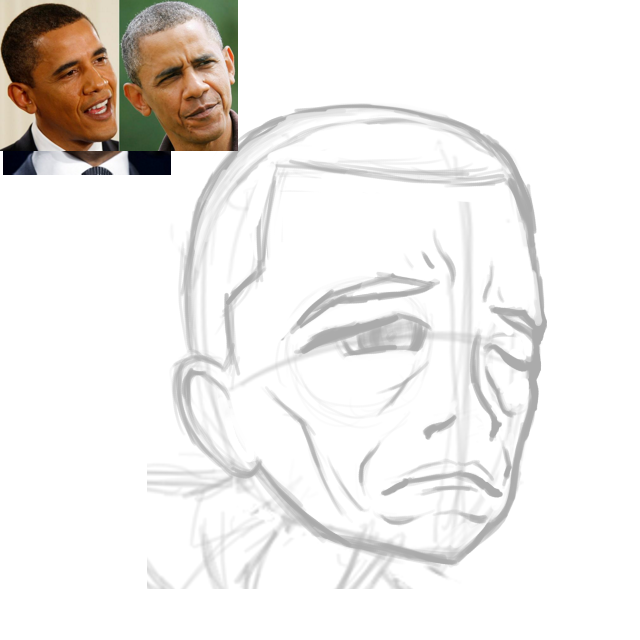
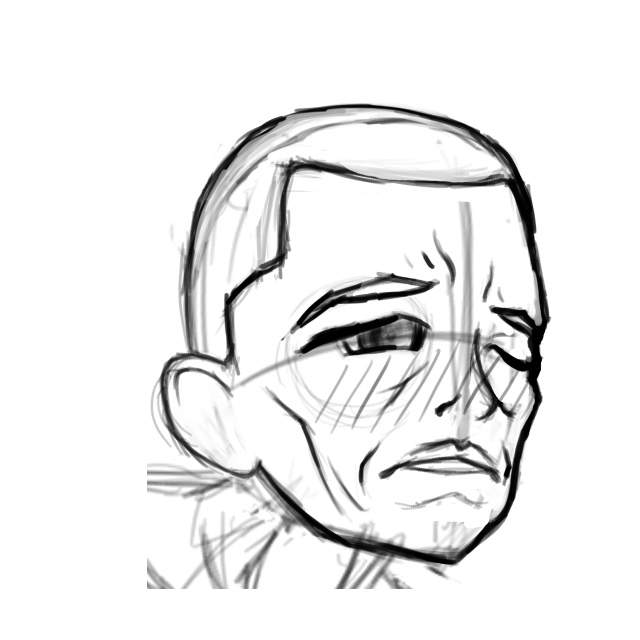
Layers edited between the first and the second w=640, h=640 image:
hid "Layer 9(pasted)" over [0, 0, 290, 170]
hid "Layer 8(pasted)" over [0, 0, 218, 214]
"Layer 4(pasted)": opacity 33% → 100%, painted on it over [83, 64, 552, 589]
hid "Layer 1" over [0, 0, 552, 589]
